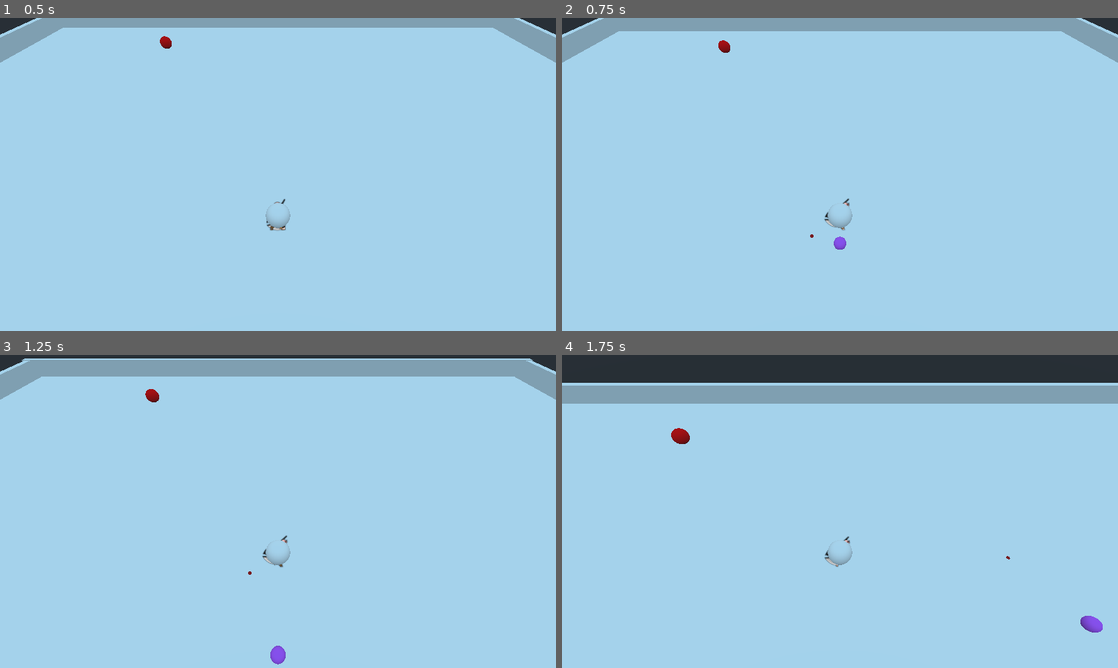
Above: before the commit, frames 1-4 (two rows, left to right).
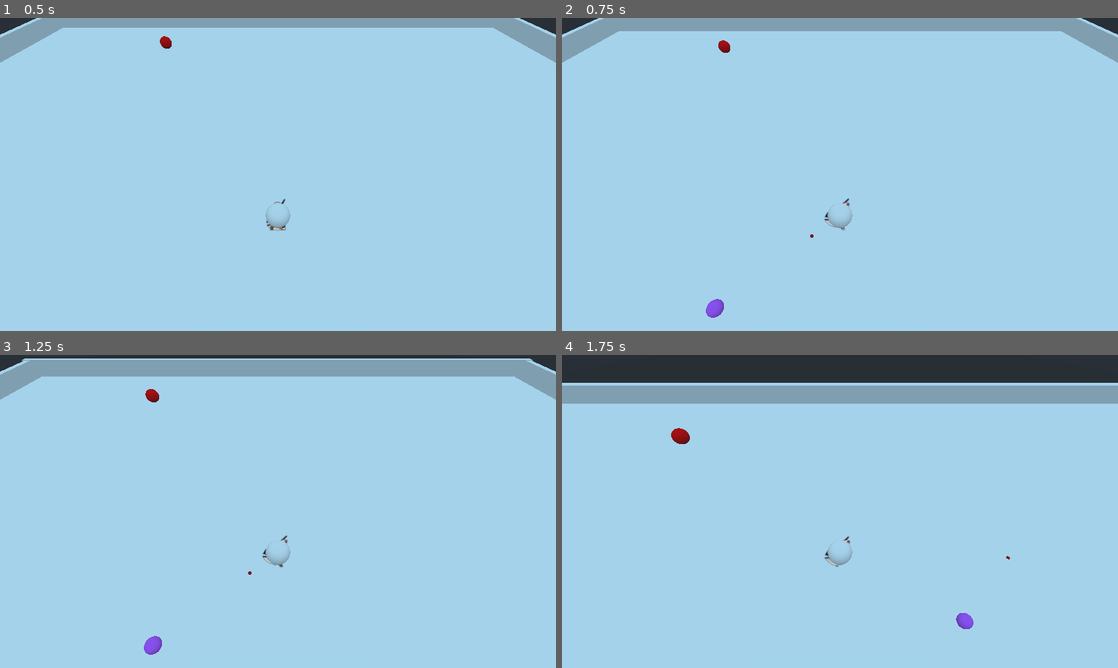
Above: after the commit, the same moments.

Repository: jeyao14/ProjectAeronautica
Game: Godot game, scene res://World/Spatial.tscn
Two runs of this game, one before a commit and one after it. Both use one fixed random seed, a clock stepped at 60 frames per second and the inputs below.
Inputs (mouse positions are in pixels of both pictures, inside the frame that each line leads up to):
- Up to frame 1 (0.5 s): no input
- Up to frame 2 (0.75 s): tap Enter at 0.5 s; move the mouse to (812, 237) at 0.52 s; press the mouse at (812, 237) at 0.53 s; hold W (move_forward) from 0.53 s (still down)
- Up to frame 3 (1.25 s): keep holding W (move_forward)
- Up to frame 4 (1.75 s): keep holding W (move_forward); move the mouse to (1006, 558) at 1.27 s; release the mouse at (1006, 558) at 1.28 s; tap Shift (dodgeroll) at 1.35 s; click (1006, 558) at 1.55 s

Frame 1 is identical in both runs. In frame 2, 0.2% of the frame differs, in the area x 25-52%, y 69-96%; in frame 3, 0.3%; in frame 4, 0.3%, in the area x 70-98%, y 82-89%.

Commit message:
added burst functionality to bullet spawner

Diff:
--- a/src/Characters/Player.gd
+++ b/src/Characters/Player.gd
@@ -57,7 +57,10 @@
 	return Vector2(x, z)
 
 func use_attack():
-	print("using attack");
+	print("using attack")
+
+func stop_attack():
+	print("stop attack")
 
 func use_ability():
 	print("using ability")
--- a/src/Characters/Shared/BulletSpawner.gd
+++ b/src/Characters/Shared/BulletSpawner.gd
@@ -3,7 +3,7 @@
 
 export var bullet_path = "res://Characters/TestCharacter/TestProjectile.tscn"
 export(int) var burst_count = 0
-var burst_timer = 0 setget set_burst_timer
+var burst_timer = .1 setget set_burst_timer
 var cooldown = .5 setget set_cooldown
 
 onready var BULLET_GROUP = $BulletGroup
@@ -11,7 +11,7 @@
 onready var BURST_TIMER = $BurstTimer
 onready var mouse_direction = Vector3.ZERO
 var BULLET
-var shoot = true
+var shoot = false
 var is_firing = false
 
 # Called when the node enters the scene tree for the first time.
@@ -19,15 +19,17 @@
 	BULLET = load(bullet_path)
 	COOLDOWN.wait_time = cooldown
 	BURST_TIMER.wait_time = burst_timer
-	fire()
 	pass # Replace with function body.
 
 func _physics_process(delta):
+	if shoot and not is_firing:
+		fire()
 	pass
 
 
 func fire():
 	if not is_firing:
+		print(burst_count)
 		is_firing = true
 		if burst_count > 0 and burst_timer > 0:
 			for i in burst_count:
@@ -36,16 +38,18 @@
 				spawn_bullet()
 				BURST_TIMER.start()
 				yield(BURST_TIMER, "timeout")
+				print("BULLET")
 		else:
 			spawn_bullet()
 		COOLDOWN.start()
 		yield(COOLDOWN, "timeout")
 		is_firing = false
+		return true
+	return false
 
 func spawn_bullet():
 	var global_pos = self.global_transform.origin
 	var angle = Vector2(global_pos.x, global_pos.z).angle_to(Vector2(mouse_direction.x, mouse_direction.z))
-	print(angle)
 	var instance = BULLET.instance()
 	mouse_direction.y = self.global_transform.origin.y
 
--- a/src/Characters/Shared/BulletSpawner.tscn
+++ b/src/Characters/Shared/BulletSpawner.tscn
@@ -6,7 +6,6 @@
 
 [node name="Spawner" type="Spatial"]
 script = ExtResource( 1 )
-burst_count = 10
 
 [node name="MeshInstance" type="MeshInstance" parent="."]
 mesh = SubResource( 1 )
--- a/src/Characters/Shared/CharacterHandler.gd
+++ b/src/Characters/Shared/CharacterHandler.gd
@@ -93,8 +93,10 @@
 #	while()
 
 func process_actions():
-	if Input.is_action_just_pressed("shoot"):
+	if Input.is_action_pressed("shoot"):
 		ACTIVE_CHARACTER.use_attack()
+	if Input.is_action_just_released("shoot"):
+		ACTIVE_CHARACTER.stop_attack()
 	if Input.is_action_just_pressed("use_ability"):
 		ACTIVE_CHARACTER.use_ability()
 	if Input.is_action_just_pressed("use_ult"):
@@ -133,7 +135,6 @@
 		CURSOR.global_transform.origin = result.position;
 #		print(result.position)
 		ACTIVE_CHARACTER.mouse_direction = result.position
-		print(result.position)
 #		print(ACTIVE_CHARACTER.mouse_direction)
 	# else turn off visibility of cursor
 	else:
--- a/src/Characters/TestCharacter/TestCharacter.gd
+++ b/src/Characters/TestCharacter/TestCharacter.gd
@@ -13,9 +13,10 @@
 
 func use_attack():
 	SPAWNER.mouse_direction = mouse_direction
-	SPAWNER.fire()
-	print("using attack");
+	SPAWNER.shoot = true
 
+func stop_attack():
+	SPAWNER.shoot = false
 
 func _on_HitBox_area_entered(area):
 	print("AREA ENTERED")
--- a/src/Characters/TestCharacter/TestCharacter.tscn
+++ b/src/Characters/TestCharacter/TestCharacter.tscn
@@ -103,7 +103,6 @@
 shape = SubResource( 12 )
 
 [node name="Spawner" parent="." instance=ExtResource( 4 )]
-burst_count = 5
 
 [connection signal="area_entered" from="HitBox" to="." method="_on_HitBox_area_entered"]
 [connection signal="body_entered" from="HitBox" to="." method="_on_HitBox_body_entered"]
--- a/src/Characters/TestCharacter/TestProjectile.gd
+++ b/src/Characters/TestCharacter/TestProjectile.gd
@@ -2,7 +2,7 @@
 
 
 export var direction = Vector3.FORWARD
-export var speed = 40
+export var speed = 50
 export var damage = 10
 export var max_distance = 0.0
 
--- a/src/Characters/TestCharacter/TestProjectile.tscn
+++ b/src/Characters/TestCharacter/TestProjectile.tscn
@@ -14,8 +14,6 @@
 collision_layer = 8
 collision_mask = 5
 script = ExtResource( 1 )
-speed = 100
-max_distance = 45.0
 
 [node name="CollisionShape" type="CollisionShape" parent="."]
 shape = SubResource( 1 )
